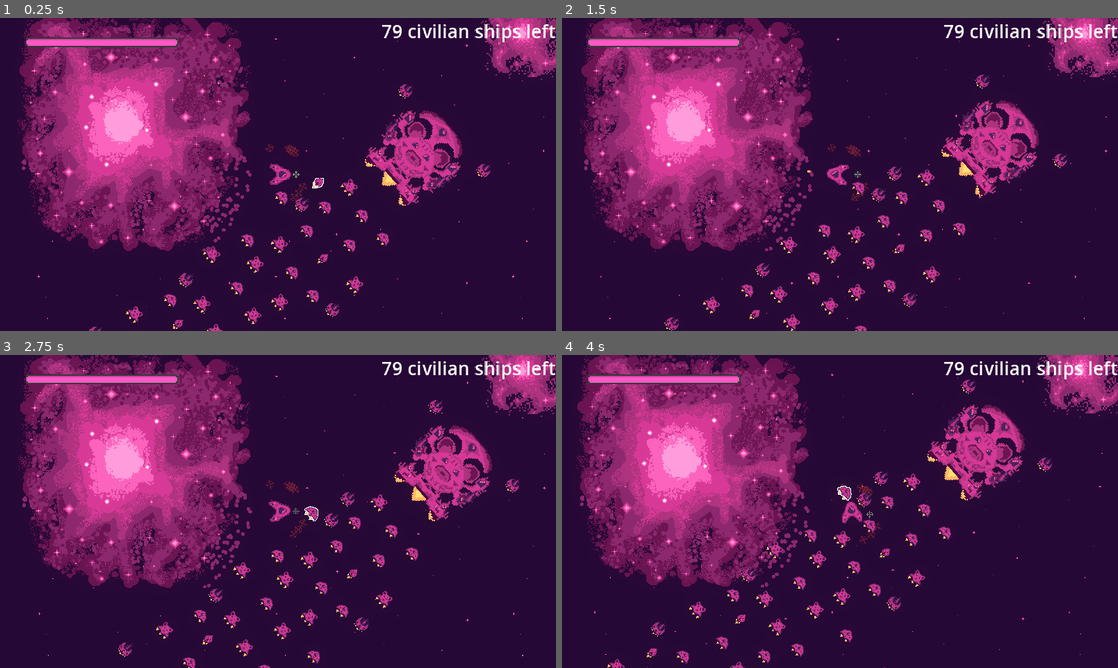
Above: before the commit, frames 1-4 (two rows, left to right).
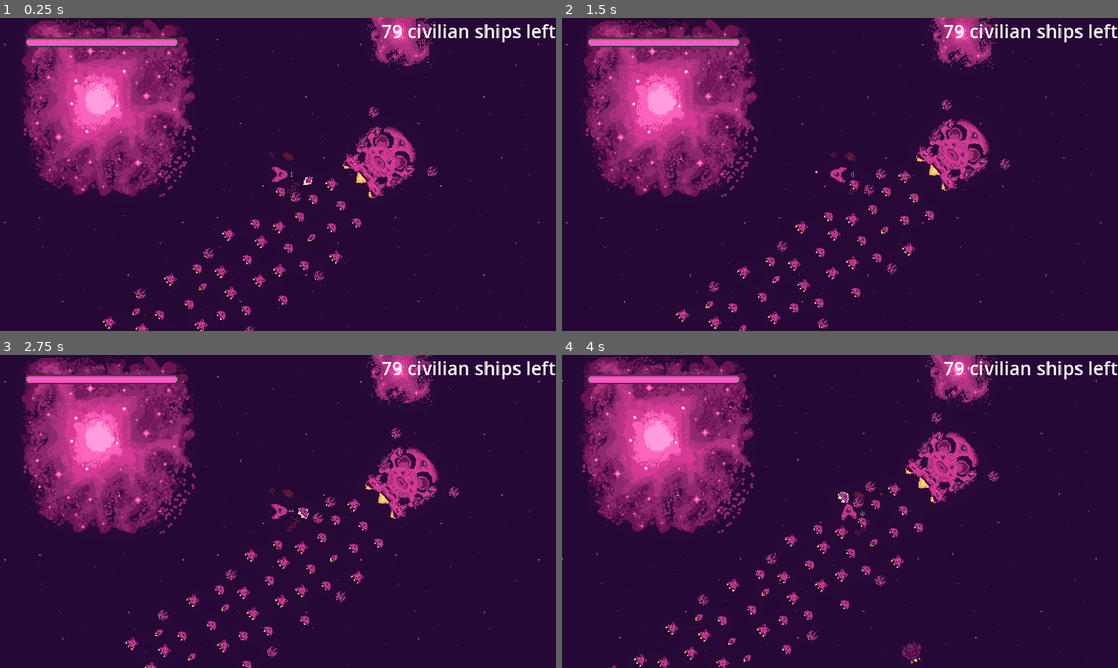
Above: after the commit, the same moments.

Repository: bear-minimum-studio/space-bear
Game: Godot game, scene res://Game.tscn
Two runs of this game, one before a commit and one after it. Both use one fixed random seed, a clock stepped at 60 frames per second and the inputs below.
Inputs:
- Up to frame 1 (0.25 s): no input
- Up to frame 2 (1.5 s): tap Enter (upgrade) at 0.5 s; hold Right (turn_right) 0.53-1.28 s; tap Down (decelerate) at 0.6 s; hold Ctrl (brake) from 1.28 s (still down); tap Space (fire) at 1.35 s
- Up to frame 3 (2.75 s): release Ctrl (brake) at 2.03 s; hold Right (turn_right) from 2.03 s (still down); hold G (grappling_hook) from 2.03 s (still down)
- Up to frame 4 (4 s): release Right (turn_right) at 2.78 s; release G (grappling_hook) at 2.78 s; hold Up (accelerate) 2.78-3.53 s; tap F (turret_fire) at 2.85 s; hold Left (turn_left) from 3.53 s (still down); tap Down (decelerate) at 3.6 s

The runs differ from the first frame. In frame 1, 31% of the frame differs, in the area x 0-100%, y 0-100%; in frame 2, 31%; in frame 3, 31%; in frame 4, 32%.

Commit message:
feat: adjust zoom

Diff:
--- a/World.tscn
+++ b/World.tscn
@@ -36,7 +36,7 @@
 position = Vector2(159, 130)
 
 [node name="Camera2D" type="Camera2D" parent="Player"]
-zoom = Vector2(0.4, 0.4)
+zoom = Vector2(0.3, 0.3)
 position_smoothing_enabled = true
 
 [node name="WorldEnvironment" type="WorldEnvironment" parent="."]
